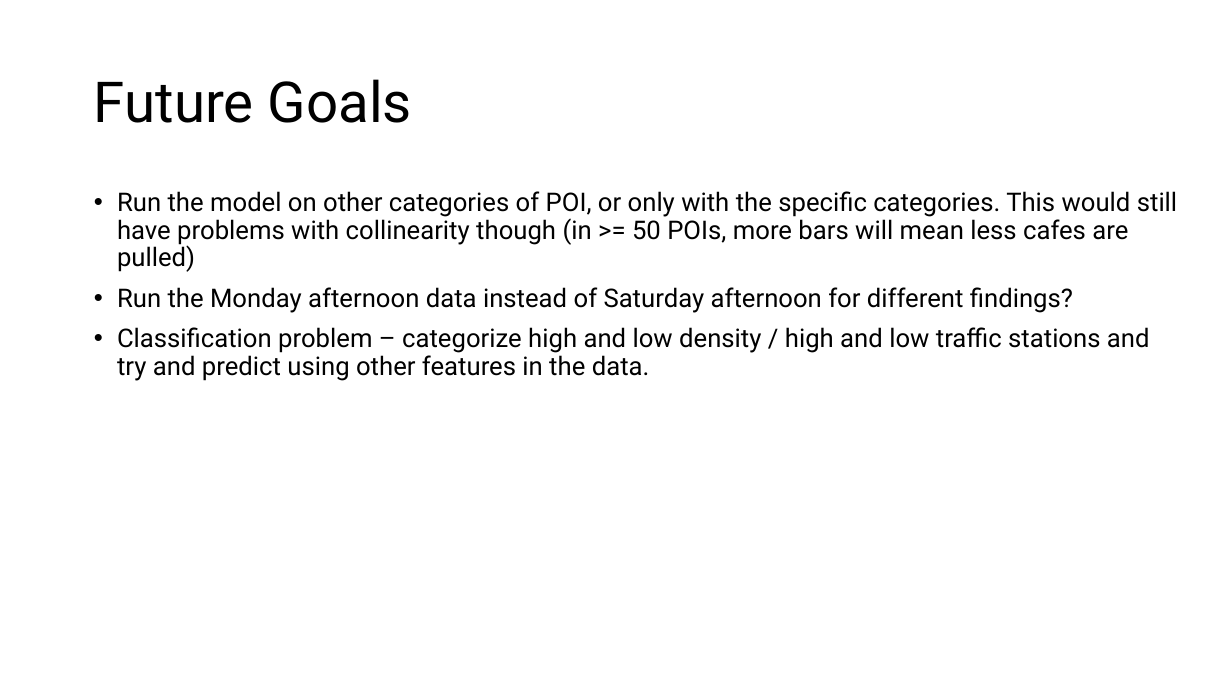
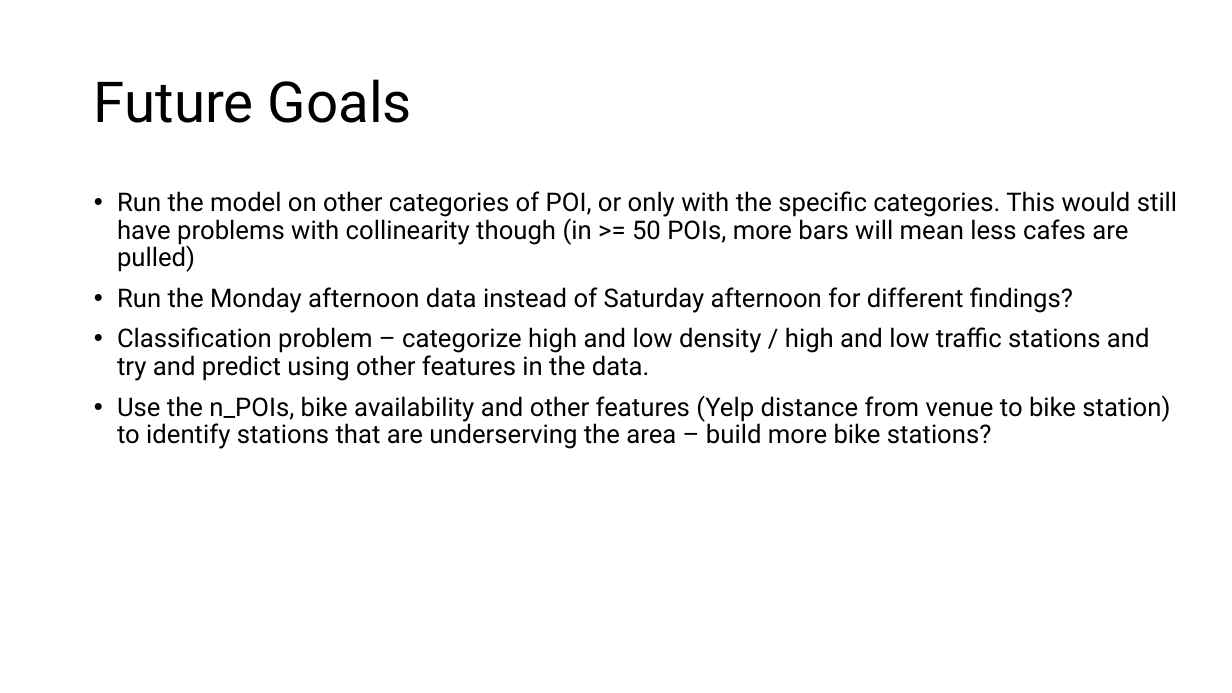
Before and after one commit to tjjdoherty/python-statistical-modelling, a slide deck: slide 8 of python prez.pptx. Drawn at 1232x693 pixels with LibreOffice and Linux fonts; fonts in the diff are those of the drawing. Boxes give left, top, right and bottom in pixels: in the first picture for what was removed or moved away, otherwise in the second. Text is boxed around its words. In the diff, an @@ line names an element or a change of style, - is before the commit and + after.

```diff
--- a/python prez.pptx
+++ b/python prez.pptx
@@ text at bbox=[117, 395, 1170, 449]: paragraph added @@
+• Use the n_POIs, bike availability and other features (Yelp distance from venue to bike station) to identify stations that are underserving the area – build more bike stations?
```
Also in this commit, not shown: 2 other slides changed, 1 other file.
